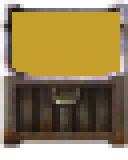
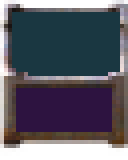
Comparing the layer stacks of the two 128×160 images. Changes:
painted on "tint" over [12, 12, 120, 132]
